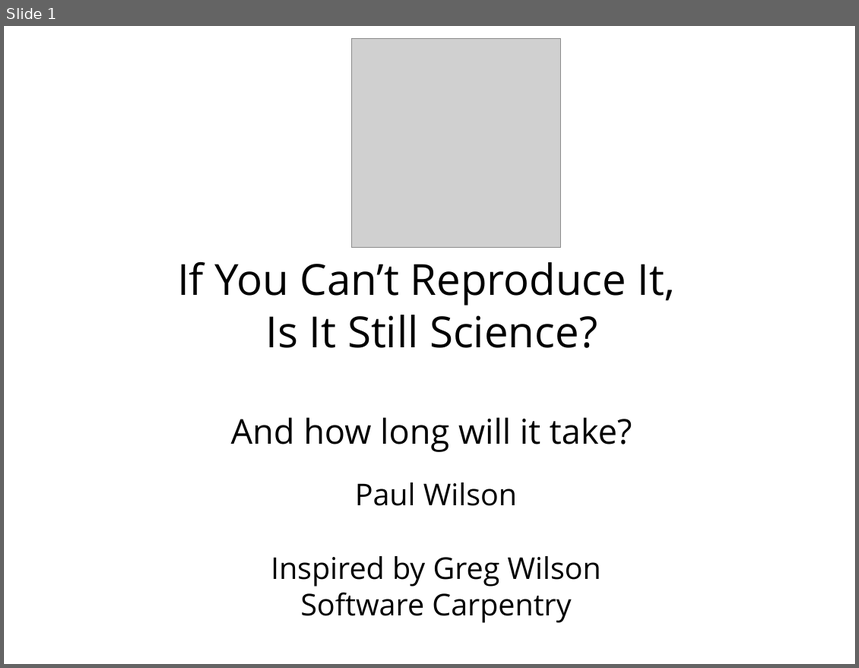
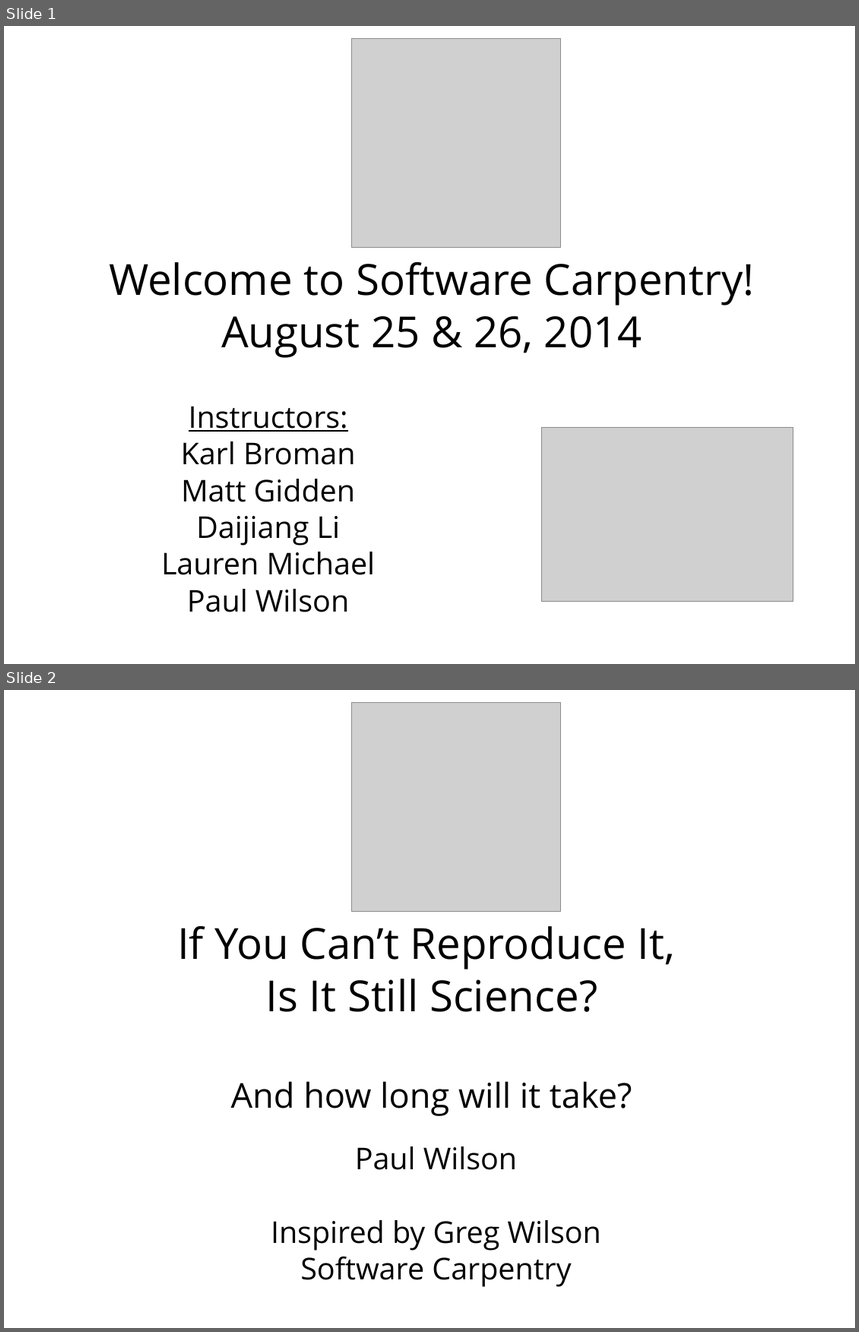
Before and after one commit to swcarpentry/DEPRECATED-boot-camps, a slide deck: BestPractices.ppt. Shown one above the other, each under a label of ours: slide 1 before the commit, slides 1 and 2 after it. The pictures are 859x668 and 859x1332 pixels, drawn with LibreOffice and Linux fonts; fonts in the diff are those of the drawing; grey boxes stand for pictures. Boxes give left, top, right and bottom in pixels: in the first picture for what was removed or moved away, otherwise in the second. Text is boxed around its words. In the diff, an @@ line names an element or a change of style, - is before the commit and + after.

```diff
--- a/BestPractices.ppt
+++ b/BestPractices.ppt
@@ slide 1 added at bbox=[4, 26, 855, 664], background #FFFFFF @@
@@ picture added at bbox=[351, 38, 561, 248] @@
@@ text added at bbox=[109, 262, 755, 358], 40 pt, text #000000 @@
+Welcome to Software Carpentry!
+August 25 & 26, 2014
@@ text added at bbox=[161, 406, 376, 613], 28 pt, text #000000 @@
+Instructors:
+Karl Broman
+Matt Gidden
+Daijiang Li
+Lauren Michael
+Paul Wilson
@@ picture added at bbox=[541, 427, 794, 601] @@
@@ what was slide 1 is now slide 2 @@
```
Also in this commit, not shown: 2 slides changed, 1 other slide added, 17 slides removed, 1 other file.
